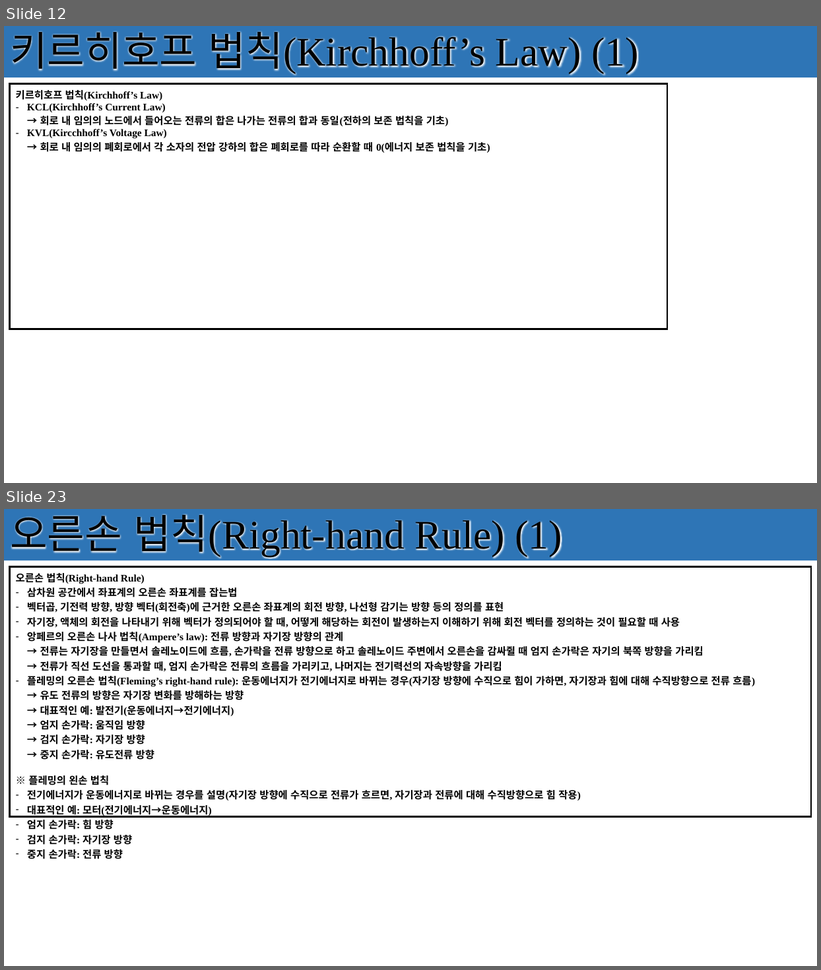
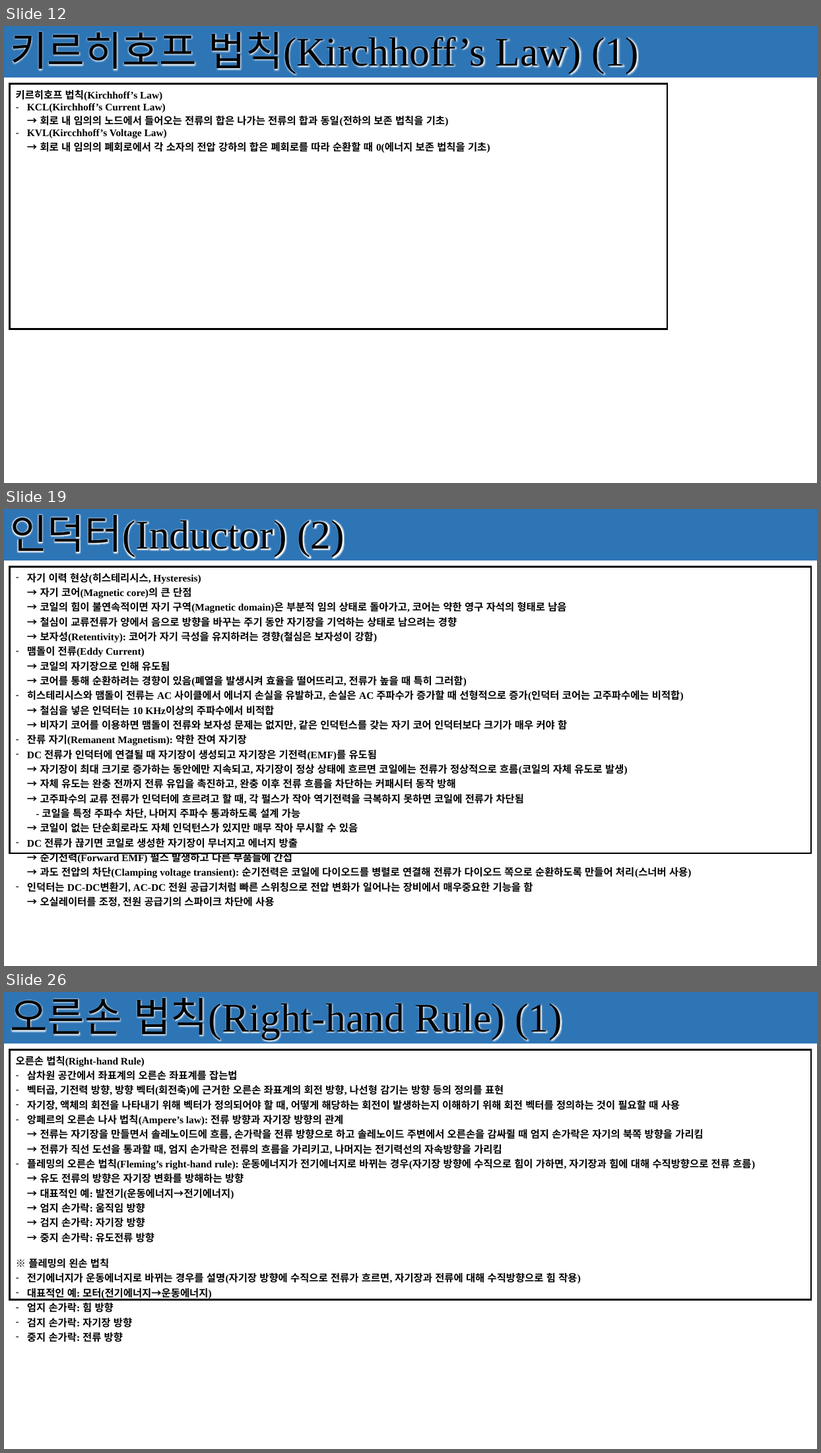
Before and after one commit to seonghokim/Study, a slide deck: Study Material/[KOR] Basic Electrical Circuit.pptx. Shown one above the other, each under a label of ours: slides 12 and 23 before the commit, slides 12, 19 and 26 after it; the slides between them are not shown. The pictures are 821x970 and 821x1453 pixels, drawn with LibreOffice and Linux fonts; fonts in the diff are those of the drawing. Boxes give left, top, right and bottom in pixels: in the first picture for what was removed or moved away, otherwise in the second. Text is boxed around its words. In the diff, an @@ line names an element or a change of style, - is before the commit and + after.

```diff
--- a/Study Material/[KOR] Basic Electrical Circuit.pptx
+++ b/Study Material/[KOR] Basic Electrical Circuit.pptx
@@ slide 19 added at [4,509,817,966], background #FFFFFF; not listed: 1 template element that a slide beside it also shows @@
@@ rectangle added at [4,509,817,561], fill #2E75B6, 48 pt, text #000000 @@
+인덕터(Inductor) (2)
@@ table added at [9,567,811,910], 1 rows, 1 columns @@
+자기 이력 현상(히스테리시스, Hysteresis) / → 자기 코어(Magnetic core)의 큰 단점 / → 코일의 힘이 불연속적이면 자기 구역(Magnetic domain)은 부분적 임의 상태로 돌아가고, 코어는 약한 영구 자석의 형태로 남음 / → 철심이 교류전류가 양에서 음으로 방향을 바꾸는 주기 동안 자기장을 기억하는 상태로 남으려는 경향 / → 보자성(Retentivity): 코어가 자기 극성을 유지하려는 경향(철심은 보자성이 강함) / 맴돌이 전류(Eddy Current) / → 코일의 자기장으로 인해 유도됨 / → 코어를 통해 순환하려는 경향이 있음(폐열을 발생시켜 효율을 떨어뜨리고, 전류가 높을 때 특히 그러함) / 히스테리시스와 맴돌이 전류는 AC 사이클에서 에너지 손실을 유발하고, 손실은 AC 주파수가 증가할 때 선형적으로 증가(인덕터 코어는 고주파수에는 비적합) / → 철심을 넣은 인덕터는 10 KHz이상의 주파수에서 비적합 / → 비자기 코어를 이용하면 맴돌이 전류와 보자성 문제는 없지만, 같은 인덕턴스를 갖는 자기 코어 인덕터보다 크기가 매우 커야 함 / 잔류 자기(Remanent Magnetism): 약한 잔여 자기장 / DC 전류가 인덕터에 연결될 때 자기장이 생성되고 자기장은 기전력(EMF)를 유도됨 / → 자기장이 최대 크기로 증가하는 동안에만 지속되고, 자기장이 정상 상태에 흐르면 코일에는 전류가 정상적으로 흐름(코일의 자체 유도로 발생) / → 자체 유도는 완충 전까지 전류 유입을 촉진하고, 완충 이후 전류 흐름을 차단하는 커패시터 동작 방해 / → 고주파수의 교류 전류가 인덕터에 흐르려고 할 때, 각 펄스가 작아 역기전력을 극복하지 못하면 코일에 전류가 차단됨 / - 코일을 특정 주파수 차단, 나머지 주파수 통과하도록 설계 가능 / → 코일이 없는 단순회로라도 자체 인덕턴스가 있지만 매무 작아 무시할 수 있음 / DC 전류가 끊기면 코일로 생성한 자기장이 무너지고 에너지 방출 / → 순기전력(Forward EMF) 펄스 발생하고 다른 부품들에 간섭 / → 과도 전압의 차단(Clamping voltage transient): 순기전력은 코일에 다이오드를 병렬로 연결해 전류가 다이오드 쪽으로 순환하도록 만들어 처리(스너버 사용) / 인덕터는 DC-DC변환기, AC-DC 전원 공급기처럼 빠른 스위칭으로 전압 변화가 일어나는 장비에서 매우중요한 기능을 함 / → 오실레이터를 조정, 전원 공급기의 스파이크 차단에 사용
@@ what was slide 23 is now slide 26 @@
```
Also in this commit, not shown: 4 slides changed, 3 other slides added.
